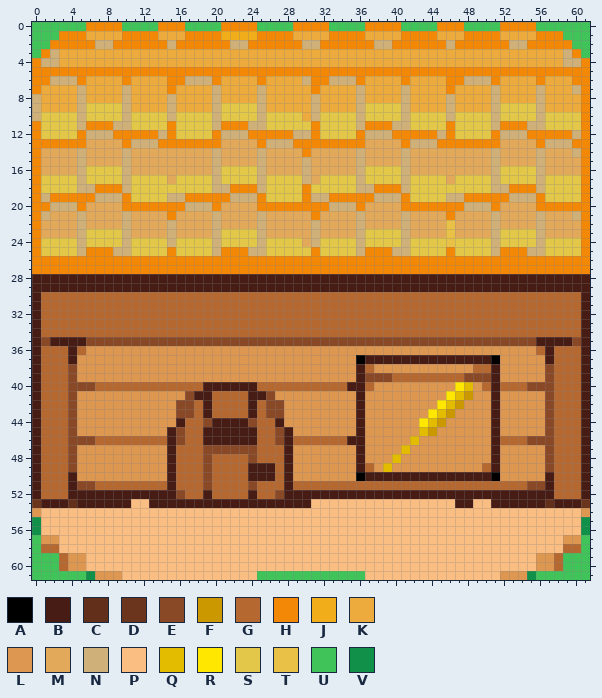
Two states of a pixel-art sprite, Content/Textures/Workshops/TX_ToolmakerWorkshop.png. That is the earlier state.
The file is 62x62 pixels. Colours within 5 levels of each other are drawn and written as one.
Palette (. is transparent): A #000000  B #461c14  C #622f1b  D #6b351d  E #8a4926  F #cc9800  G #b66831  H #f28805  J #f1ad1a  K #ecab3c  L #de9751  M #e3a95b  N #ceb078  P #fbbe82  Q #e3bc00  R #ffe700  S #e3c749  T #e8c146  U #40c45a  V #109049
After the commit:
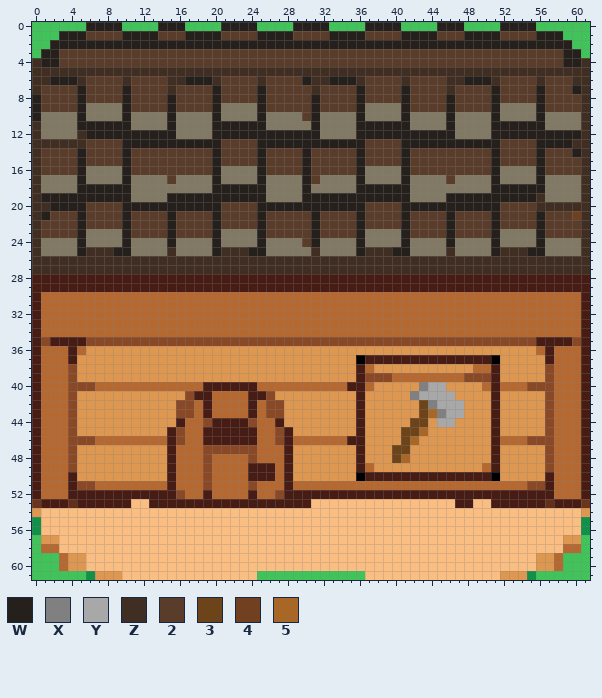
Colours new in this view: W #26201c  X #808080  Y #a8a8a8  Z #402e23  2 #593d2a  3 #6d4319  4 #704020  5 #a86726
The edit:
colour S: #e3c749 -> #817964
Changed rows in their new state; - is a pixel that keeps its letter.
first column x 0:
 0 ------WWWW----WWW----WWWW----WWWW----WWWW----WWW----WWWW------
 1 ---WWW2222WWWW222WWWW2222WWWW2222WWWW2222WWWW222WWWW2222WWW---
 2 --WWWWWWWWWWWWWWWWWWWWWWWWWWWWWWWWWWWWWWWWWWWWWWWWWWWWWWWWWW--
 3 -WW22222222222222222222222222222222222222222222222222222222WW-
 4 ZWW22222222222222222222222222222222222222222222222222222222WWZ
 5 ZZZZZZZZZZZZZZZZZZZZZZZZZZZZZZZZZZZZZZZZZZZZZZZZZZZZZZZZZZZZZZ
 6 ZZWWWZ2222Z2222ZZWWWZ2222Z2222WZZWWWZ2222Z2222ZZWWWZ2222Z222ZZ
 7 Z2222W2222W2222Z2222W2222W22222Z2222W2222W2222Z2222W2222W222WZ
 8 W2222W2222W2222W2222W2222W22222W2222W2222W2222W2222W2222W2222Z
 9 W2222W----W2222W2222W----W22222W2222W----W2222W2222W----W2222Z
10 W----W----W----W----W----W----2W----W----W----W----W----W----Z
11 Z----WWWWWW----W----WWWWWW-----W----WWWWWW----W----WWWWWW----Z
12 Z----ZWWWWWWWWWW----WWWWWWWWWWWW----WWWWWWWWWWW----WWWWWWWWWWZ
13 ZZZZZZ2222WWWWWWWWWWW2222WWWWWWWWWWWW2222WWWWWWWWWWW2222WWWWZZ
14 Z2222W2222W222222222W2222W2222W22222W2222W222222222W2222W222WZ
15 Z2222W2222W222222222W2222W2222W22222W2222W222222222W2222W2222Z
16 Z2222W----W222222222W----W2222W22222W----W222222222W----W2222Z
17 Z----W----W----2----W----W----W2----W----W----2----W----W----Z
18 Z----WWWWWW---------WWWWWW----W-----WWWWWW---------WWWWWW----Z
19 ZWWWWWWWWWW----WWWWWWWWWWW----WWWWWWWWWWWW----WWWWWWWWWWZ----Z
20 ZZWWWW2222WWWWWWWWWWW2222WWWWWWWWWWWW2222WWWWWWWWWWW2222ZZZZZZ
21 ZW222W2222W2222W2222W2222W22222W2222W2222W2222W2222W2222W2224Z
22 Z2222W2222W2222W2222W2222W22222W2222W2222W2222W2222W2222W2222Z
23 Z2222W----W2222W2222W----W22222W2222W----W2222W2222W----W2222Z
24 Z----W----W----W----W----W----2W----W----W----W----W----W----Z
25 Z----WZZZWW----Z----WZZZWW-----Z----WZZZWW----Z----WZZZWW----Z
26 ZZZZZZZZZZZZZZZZZZZZZZZZZZZZZZZZZZZZZZZZZZZZZZZZZZZZZZZZZZZZZZ
27 ZZZZZZZZZZZZZZZZZZZZZZZZZZZZZZZZZZZZZZZZZZZZZZZZZZZZZZZZZZZZZZ
first column x 39:
40 ----XYY-LL
41 ---XYYYYLL
42 ----3XYYY-
43 ----35XYY-
44 ---33LYY--
45 --335L----
46 --35------
47 -33-------
48 -35-------
49 L---------
